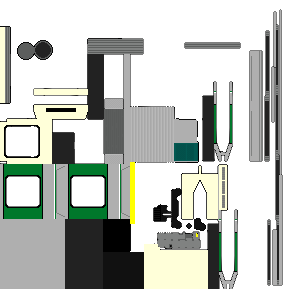
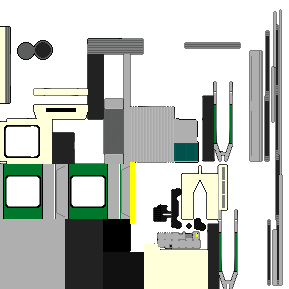
The second 289x289 image is a revision of the first. Changes to its layers:
painted on "Roof" over bbox(158, 232, 200, 248)
